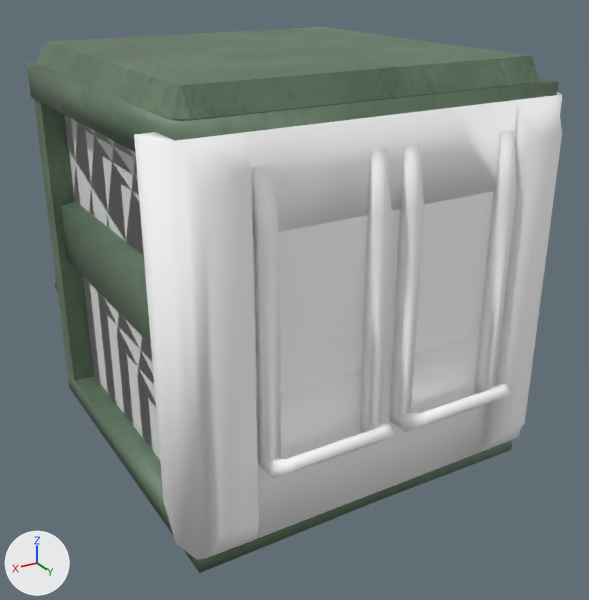
An edit to the Blender file Assets/homestead/models/3dprinter.blend, drawn before and after from the same camera.
Before and after are seen from a camera (50 mm lens) standing at (2.65, 4.7, 3.15) and looking at (-0.14, 0.06, 0.83). The lights are fixed; the arrows at lower left show +X, +Y and +Z.

The first picture shows 'printer', 'printer_door', 'printer_door_glass', 'printer_glass'.
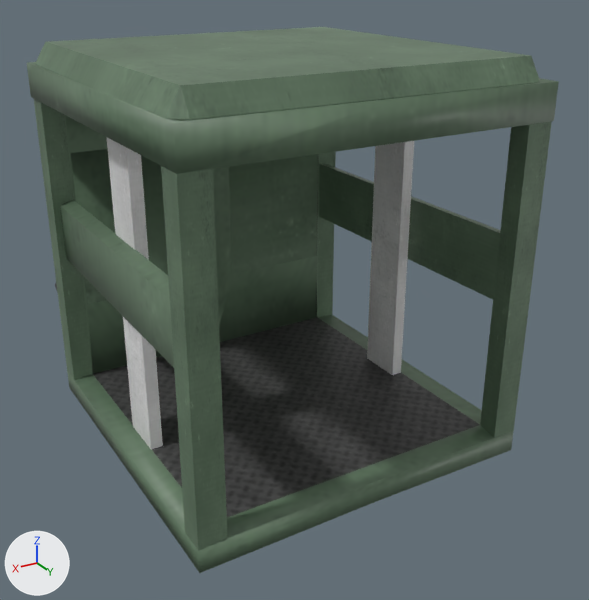
Commit message: 3D printer laser visualization

Diff of the bpy script that builds the scene:
```diff
--- a/Assets/homestead/models/3dprinter.blend.py
+++ b/Assets/homestead/models/3dprinter.blend.py
@@ me_cube_002 @@
 me_cube_002.from_pydata(...)  # 151 vertices, 131 faces; spans x -1.24..1.23, y -2.03..1.26, z -0.13..2.58
 # used by ob_printer; location = (0.0, 0.0, 0.0)
 # before: 2 (1.06, -1.04, 2.42), 9 (1.06, -1.04, 0.04) at pixel (94, 375), 56 (-1.06, -1.04, 2.42), 64 (-1.06, -1.04, 0.04)
+# me_cube_002 part 1
+for i in [2, 9, 56, 64]: me_cube_002.vertices[i].co += Vector((0.0, -0.04, 0.0))
+# me_cube_002 part 2: texture (UV) coordinates of 6 of 131 faces, centred in x -1.06..1.06, y 0.0..0.02, z 0.04..2.44, changed; they spanned u 0.0..0.24, v 0.51..0.75 and now span u 0.01..0.61, v 0.37..0.66
 me_cube_002.materials.append(mat_gas_diffuse_jpg)
@@ me_cube @@
+me_cube.from_pydata(...)  # 16 vertices, 8 faces; spans x -1.06..1.07, y -0.17..0.17, z 0.0..2.51
+me_cube.materials.append(mat_gas_diffuse_jpg)  # picture img_gas_diffuse_jpg
@@ ob_printer_glass @@
 ob_printer_glass.location = (0.0, 0.0, 0.0)
+ob_printer_glass.hide_viewport = True
@@ ob_printer_door @@
 ob_printer_door.scale = (1.05, 0.959, 1.05)
+ob_printer_door.hide_viewport = True
@@ ob_printer_door_glass @@
 ob_printer_door_glass.scale = (1.05, 0.959, 1.05)
+ob_printer_door_glass.hide_viewport = True
@@ ob_printer_arm_harness @@
+ob_printer_arm_harness = bpy.data.objects.new('printer_arm_harness', me_cube)
+ob_printer_arm_harness.location = (0.0, 0.0, 0.0)
```

Location of each change, [x1, y1, x2, y2] in pixels of the pictures (589 x 600 px; the box of a moved part takes in the faces that stretch with it):
'printer_door', hidden: before [134, 92, 562, 560]
'printer_door_glass', hidden: before [253, 191, 494, 400]
'printer_arm_harness', added: after [107, 137, 414, 449]
'printer_glass', hidden: before [65, 115, 160, 459]
part 1 of me_cube_002, moved or reshaped: before [28, 62, 558, 503]; after [28, 62, 558, 532]
part 2 of me_cube_002, surface changed: after [319, 164, 500, 299]
